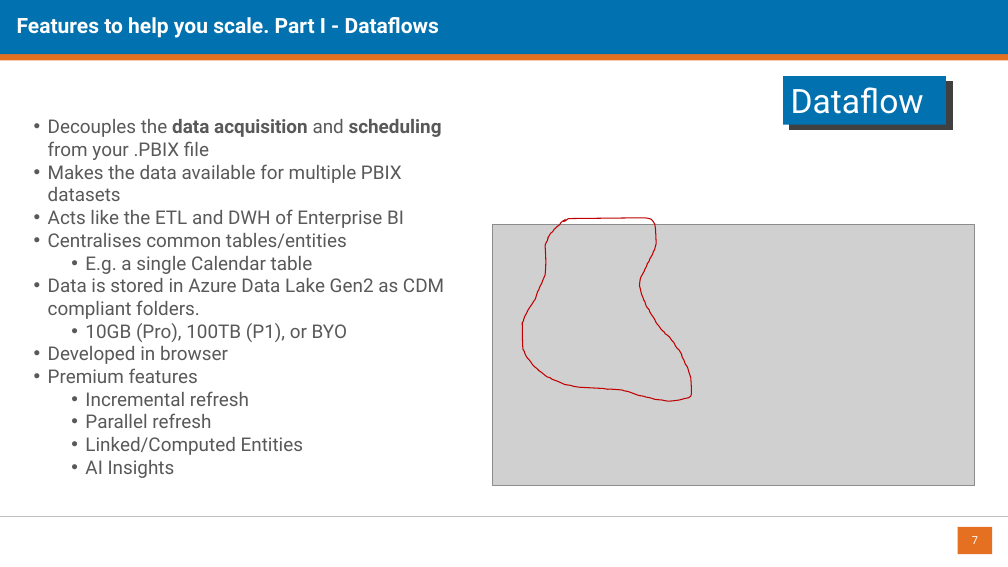
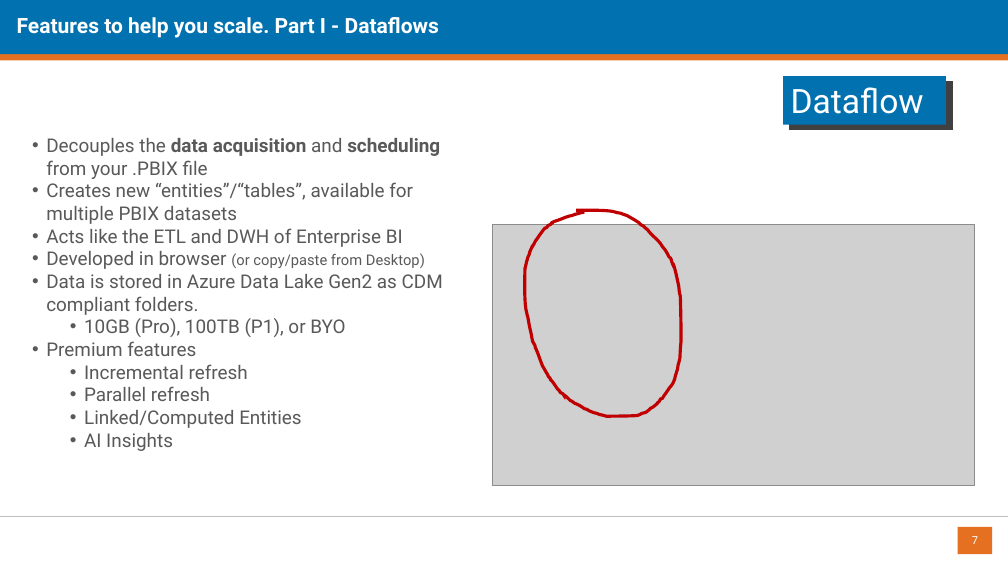
Before and after one commit to datalineo/sessions, a slide deck: slide 7 of Evolve Power BI Architecture/Evolving your Power BI Architecture using Dataflows and Shared Datasets.pptx. Drawn at 1008x567 pixels with LibreOffice and Linux fonts; fonts in the diff are those of the drawing; grey boxes stand for pictures; background and template pictures are left out. Boxes give left, top, right and bottom in pixels: in the first picture for what was removed or moved away, otherwise in the second. Text is boxed around its words. In the diff, an @@ line names an element or a change of style, - is before the commit and + after.

```diff
--- a/Evolve Power BI Architecture/Evolving your Power BI Architecture using Dataflows and Shared Datasets.pptx
+++ b/Evolve Power BI Architecture/Evolving your Power BI Architecture using Dataflows and Shared Datasets.pptx
@@ text "Decouples the data acquisition and ...": place and size @@
-text "Decouples the data acquisition and ..." at box(48, 119, 444, 478)
+text "Decouples the data acquisition and ..." at box(46, 138, 443, 451)
@@ text at box(46, 182, 413, 224): text changed @@
-• Makes the data available for multiple PBIX datasets
+• Creates new “entities”/“tables”, available for multiple PBIX datasets
@@ freeform shape: place and size @@
-freeform shape at box(523, 218, 692, 402)
+freeform shape at box(525, 210, 681, 416)
@@ freeform shape at box(525, 210, 681, 416): outline #C00000 1 pt to #C00000 3 pt @@
@@ text at box(46, 251, 425, 269): text changed; size 18 to 14 pt @@
-• Centralises common tables/entities
-  • E.g. a single Calendar table
+• Developed in browser (or copy/paste from Desktop)
@@ text at box(48, 346, 228, 364): paragraph removed @@
-• Developed in browser
```
Also in this commit, not shown: 1 other slide changed.
